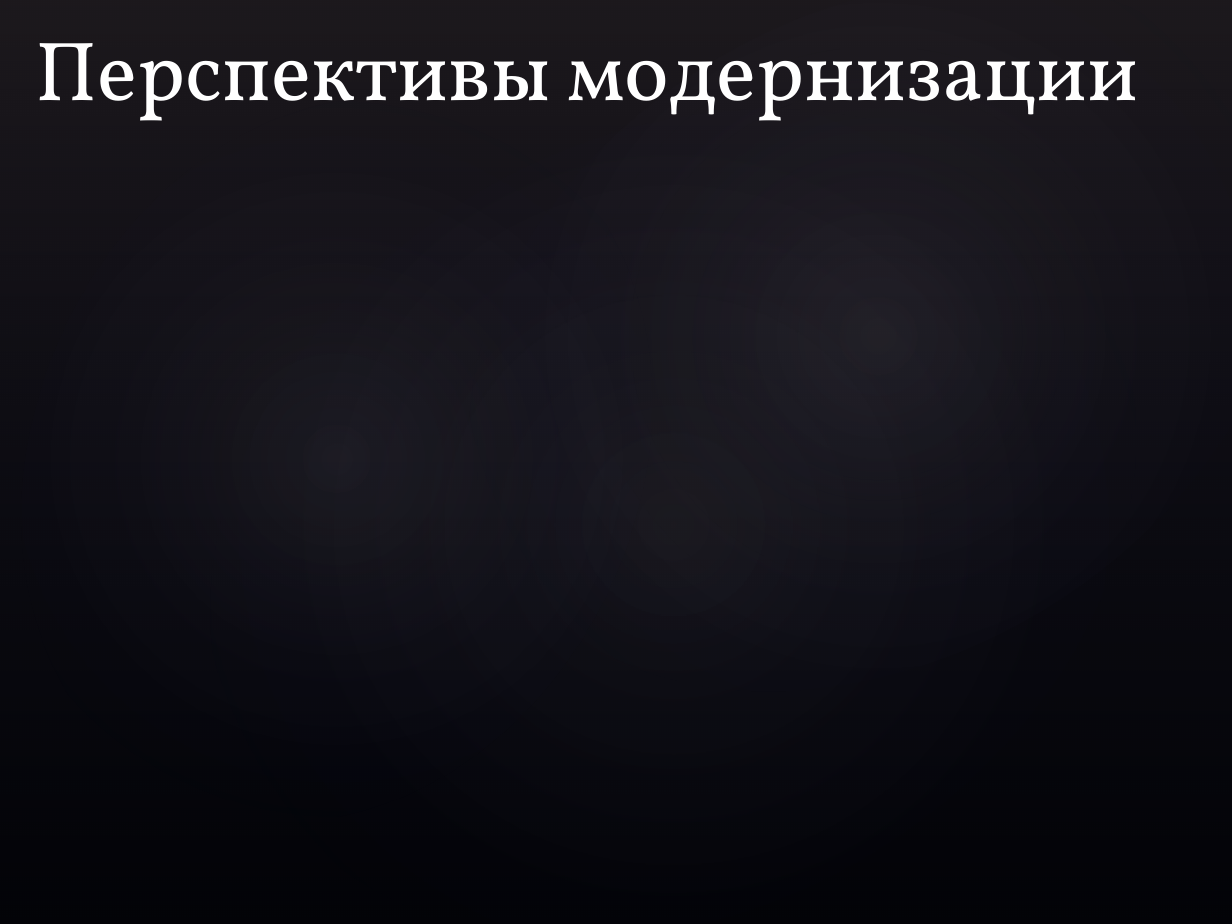
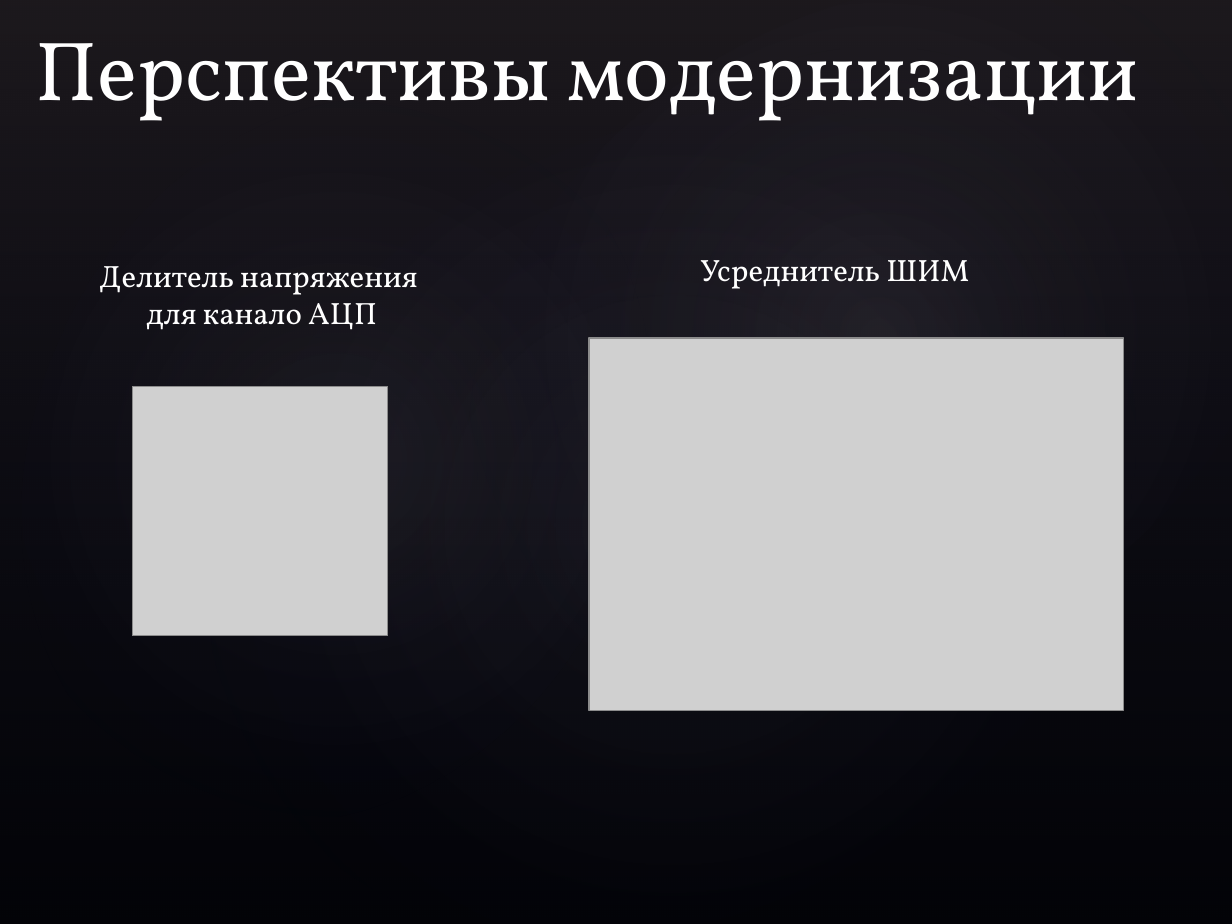
Before and after one commit to neKonferenciya/LabWork, a slide deck: slide 18 of Тексты/Презентация.pptx (slide 15 before the commit). Drawn at 1232x924 pixels with LibreOffice and Linux fonts; fonts in the diff are those of the drawing; grey boxes stand for pictures; background and template pictures are left out. Boxes give left, top, right and bottom in pixels: in the first picture for what was removed or moved away, otherwise in the second. Text is boxed around its words. In the diff, an @@ line names an element or a change of style, - is before the commit and + after.

```diff
--- a/Тексты/Презентация.pptx
+++ b/Тексты/Презентация.pptx
@@ text added at (x1=99, y1=266, x2=418, y2=330), 18 pt, text #FFFFFF @@
+Делитель напряжения
+для канало АЦП
@@ text added at (x1=700, y1=260, x2=969, y2=289), 18 pt, text #FFFFFF @@
+Усреднитель ШИМ
@@ picture added at (x1=589, y1=338, x2=1124, y2=711) @@
@@ picture added at (x1=132, y1=387, x2=387, y2=636) @@
```
Also in this commit, not shown: 6 other slides changed, 3 slides added, 17 other files.
